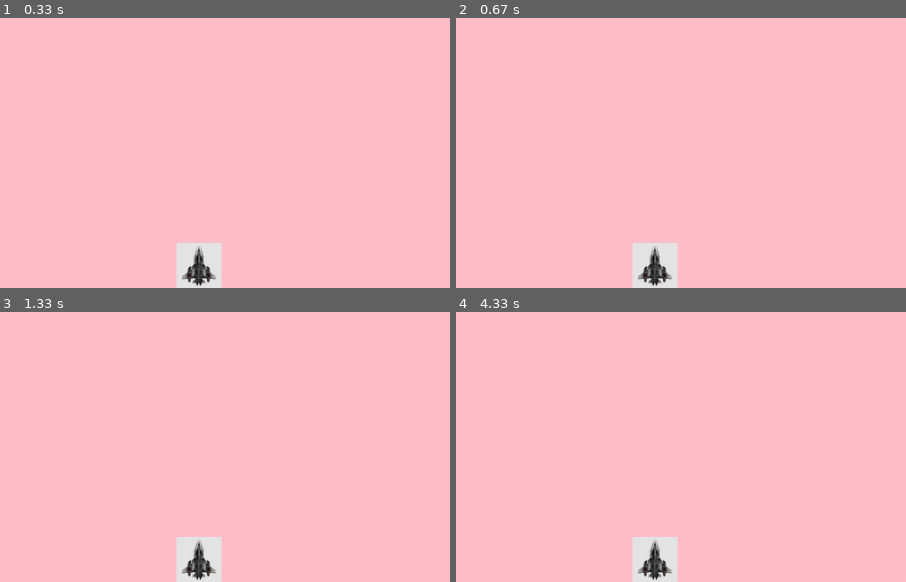
Above: before the commit, frames 1-4 (two rows, left to right).
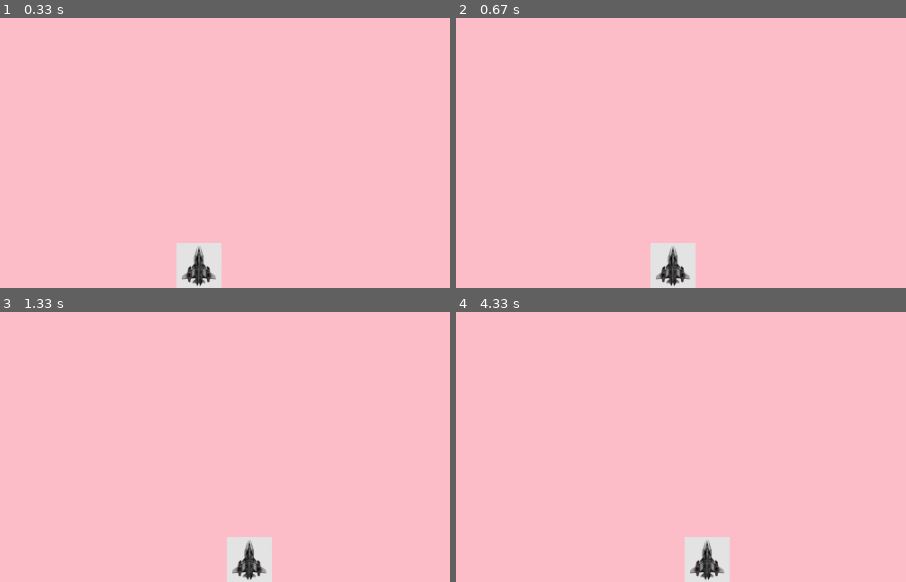
Above: after the commit, the same moments.

Repository: munxen/Python-Pygame
Game: pygame game, started from Cosmosos/Cosmosos.py
Two runs of this game, one before a commit and one after it. Both use one fixed random seed, a clock stepped at 60 frames per second and the inputs below.
Inputs:
- Up to frame 1 (0.33 s): no input
- Up to frame 2 (0.67 s): hold Right from 0.33 s (still down)
- Up to frame 3 (1.33 s): release Right at 0.8 s; hold Right 0.83-1.3 s
- Up to frame 4 (4.33 s): hold Left 1.33-1.87 s; hold Left 1.9-2.3 s; hold Right 2.33-2.97 s; hold Left 3-3.47 s; hold Right 3.5-3.97 s; hold Right from 4 s (still down)
The pictures show only the part of the screen within x 28-78%, y 50-100%; the shares and areas given below are measured in that part.

Frame 1 is identical in both runs. In frame 2, 1.9% of the frame differs, in the area x 39-54%, y 83-100%; in frame 3, 3.3%, in the area x 39-61%, y 83-100%; in frame 4, 3.3%.

Commit message:
New functions

Diff:
--- a/Cosmosos/Cosmosos.py
+++ b/Cosmosos/Cosmosos.py
@@ -4,6 +4,7 @@
 
 from settings__ import Settings
 from ship__ import Ship
+import game_functions__ as gf
 
 def run_game():
 
@@ -21,13 +22,11 @@
     while True:
 
         # Отслеживание событий клавиатуры и мыши.
-        for event in pygame.event.get():
-            if event.type == pygame.QUIT:
-                sys.exit()
+        gf.check_events(ship)
+        ship.update()
 
         # При каждом проходе цикла перерисовывается экран
-        screen.fill(ai_settings.bg_color)
-        ship.blitme()
+        gf.update_screen(ai_settings, screen, ship)
 
         # Отображение последнего прорисованного экрана.
         pygame.display.flip()
--- /dev/null
+++ b/Cosmosos/I_stop.txt
@@ -0,0 +1 @@
+Остановился на регулировке скорости корабля
--- /dev/null
+++ b/Cosmosos/game_functions__.py
@@ -0,0 +1,25 @@
+import sys
+
+import pygame
+
+def check_events(ship):
+    """Обрабатывает события нажатия клавиш"""
+    for event in pygame.event.get():
+        if event.type == pygame.QUIT:
+            sys.exit()
+        elif event.type == pygame.KEYDOWN:
+            if event.key == pygame.K_RIGHT:
+                ship.moving_right = True
+            elif event.key == pygame.K_LEFT:
+                ship.moving_left = True
+        elif event.type == pygame.KEYUP:
+            if event.key == pygame.K_RIGHT:
+                ship.moving_right = False
+            elif event.key == pygame.K_LEFT:
+                ship.moving_left = False
+
+
+def update_screen(ai_settings,screen,ship):
+        """Обновляет изображения на экране и отображает новый экран."""
+        screen.fill(ai_settings.bg_color)
+        ship.blitme()
--- a/Cosmosos/settings__.py
+++ b/Cosmosos/settings__.py
@@ -1,4 +1,3 @@
-
 class Settings():
     """Класс для хранения настроек игры"""
     def __init__(self):
--- a/Cosmosos/ship__.py
+++ b/Cosmosos/ship__.py
@@ -14,6 +14,17 @@
         self.rect.centerx = self.screen_rect.centerx
         self.rect.bottom = self.screen_rect.bottom
 
+        #Флаги перемещения
+        self.moving_right = False
+        self.moving_left = False
+
+    def update(self):
+        """Обновляет позицию корабля с учётом флагов"""
+        if self.moving_right:
+            self.rect.centerx += 1
+        if self.moving_left:
+            self.rect.centerx -= 1
+
     def blitme(self):
         "Рисует корабль в текущей позиции"
         self.screen.blit(self.image,self.rect)
